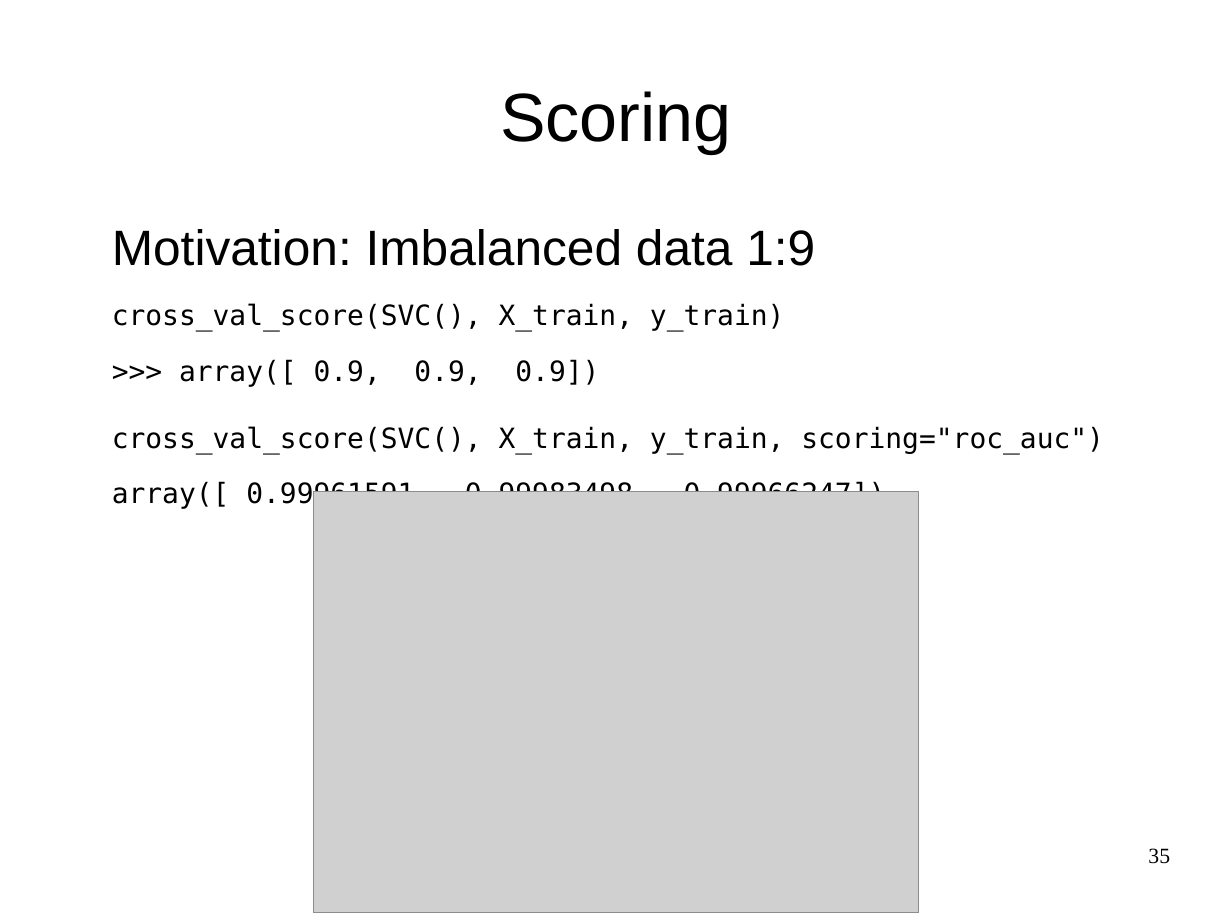
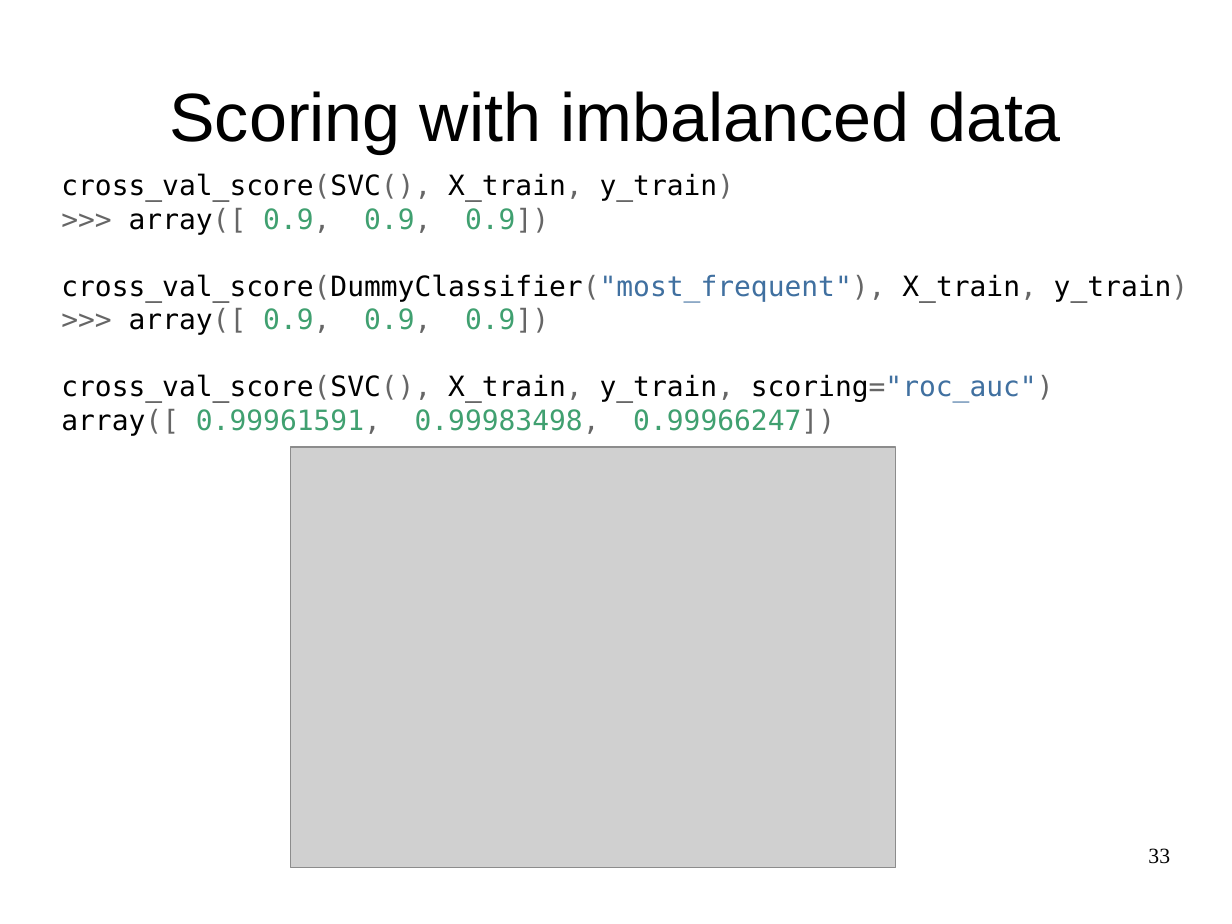
Before and after one commit to amueller/talks_odt, a slide deck: slide 33 of nyc-open-data-2015-andvanced-sklearn.odp (slide 35 before the commit). Drawn at 1232x924 pixels with LibreOffice and Linux fonts; fonts in the diff are those of the drawing; grey boxes stand for pictures. Boxes give left, top, right and bottom in pixels: in the first picture for what was removed or moved away, otherwise in the second. Text is boxed around its words. In the diff, an @@ line names an element or a change of style, - is before the commit and + after.

```diff
--- a/nyc-open-data-2015-andvanced-sklearn.odp
+++ b/nyc-open-data-2015-andvanced-sklearn.odp
@@ title at (x1=169, y1=91, x2=1061, y2=153): text changed @@
-Scoring
+Scoring with imbalanced data
@@ text at (x1=61, y1=173, x2=835, y2=435): text colour #000000 to #666666 in "cross_val_score(SVC(), X_train, y_train)", "array([ 0.99961591, 0.99983498, 0.99966247])"; text colour #000000 to #40A070 in "0.99961591, 0.99983498, 0.99966247])"; less space between paragraphs @@
@@ text "cross_val_score(SVC(), X_train, y_train)" moved from (x1=112, y1=229, x2=1104, y2=509) to (x1=61, y1=173, x2=1189, y2=435) @@
@@ text at (x1=61, y1=208, x2=1189, y2=402): text changed @@
->>> array([ 0.9, 0.9, 0.9])
-cross_val_score(SVC(), X_train, y_train, scoring="roc_auc")
+>>> array([ 0.9, 0.9, 0.9])
+cross_val_score(DummyClassifier("most_frequent"), X_train, y_train)
+>>> array([ 0.9, 0.9, 0.9])
+cross_val_score(SVC(), X_train, y_train, scoring="roc_auc")
@@ text at (x1=112, y1=229, x2=815, y2=266): paragraph removed @@
-Motivation: Imbalanced data 1:9
@@ picture moved from (x1=313, y1=492, x2=919, y2=912) to (x1=291, y1=447, x2=897, y2=868) @@
@@ page number at (x1=1148, y1=848, x2=1170, y2=864): text changed @@
-35
+33
```
Also in this commit, not shown: 7 other slides changed, 2 slides removed.
